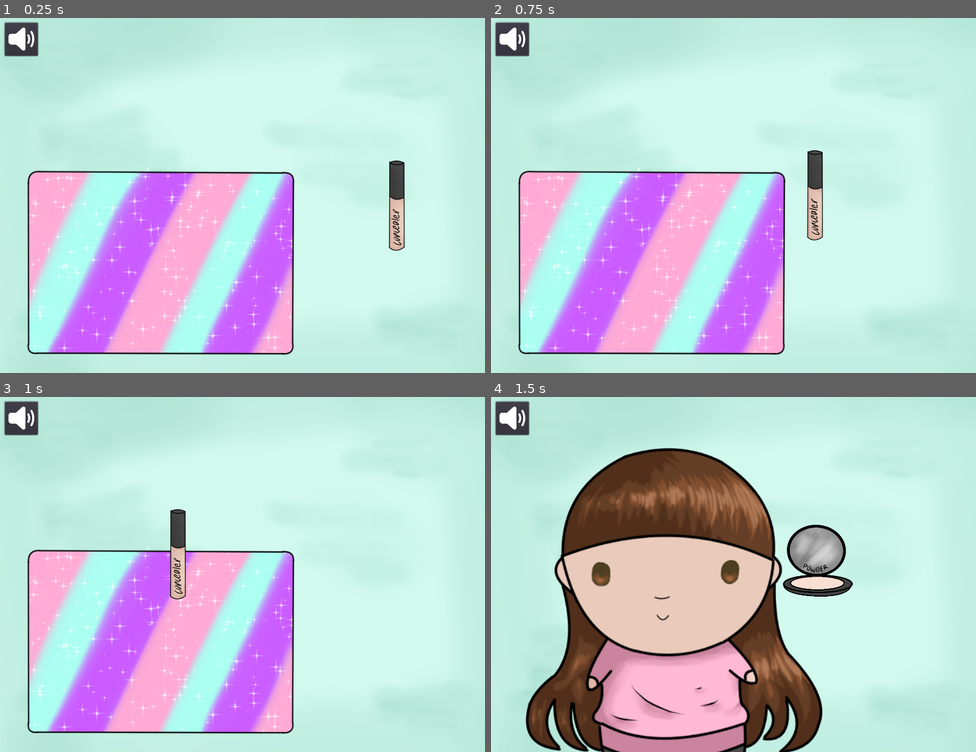
Above: before the commit, frames 1-4 (two rows, left to right).
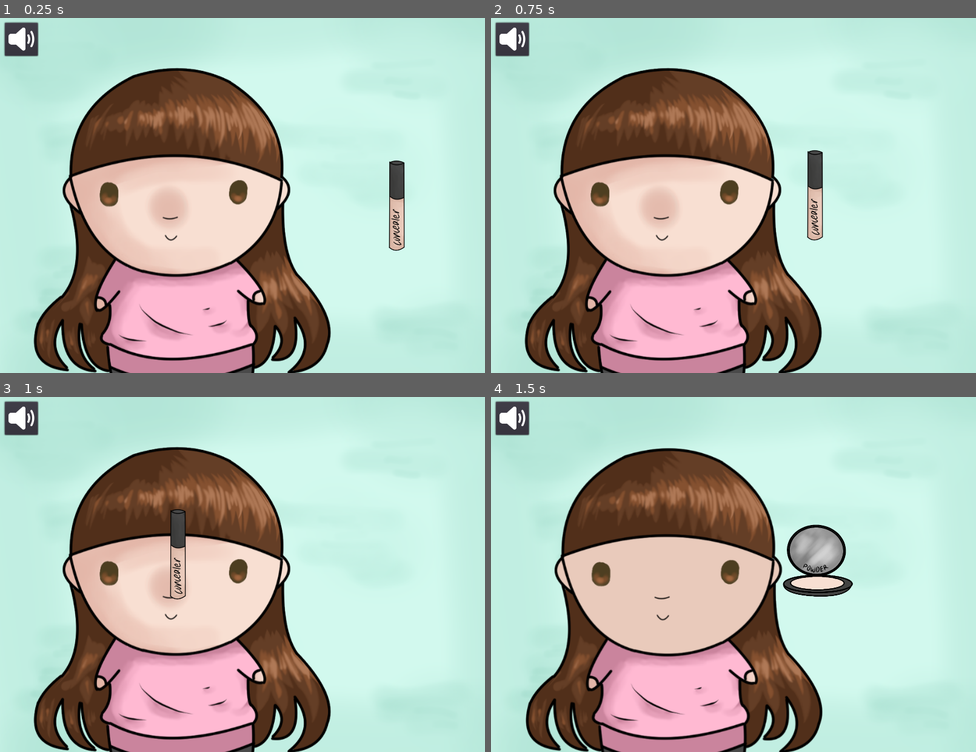
Above: after the commit, the same moments.

Repository: A-Walrus/Jessy
Game: Godot game, scene res://Scenes/Makeup.tscn
The game is run twice, just before and just after one commit, with the same random seed, the same clock (stepped at 60 frames per second) and the same inputs. This scene is started directly instead of the project's main scene. Sound files missing from this copy of the repository are replaced by a short silence.
Inputs (mouse positions are in pixels of both pictures, inside the frame that each line leads up to):
- Up to frame 1 (0.25 s): no input
- Up to frame 2 (0.75 s): tap Enter (ui_accept) at 0.5 s; drag from (888, 206) to (670, 174) at 0.52 s
- Up to frame 3 (1 s): no input
- Up to frame 4 (1.5 s): drag from (879, 627) to (670, 553) at 1.27 s

The runs differ from the first frame. In frame 1, 40% of the frame differs, in the area x 5-69%, y 14-100%; in frame 2, 40%; in frame 3, 39%; in frame 4, nothing differs.

Commit message:
Fixed Blank Makeup

Diff:
--- a/Jessy/Art/Makeup/makeup_outfits/makeup_outfits.tres
+++ b/Jessy/Art/Makeup/makeup_outfits/makeup_outfits.tres
@@ -18,7 +18,6 @@
 [ext_resource path="res://Art/Makeup/makeup_outfits/JESSY.POWDER.png" type="Texture" id=16]
 [ext_resource path="res://Art/Makeup/makeup_outfits/JESSY2.EYELINER.png" type="Texture" id=17]
 [ext_resource path="res://Art/Makeup/makeup_outfits/JESSY.MASCARA.png" type="Texture" id=18]
-[ext_resource path="res://Art/Temp/JESSY.WINDOW.png" type="Texture" id=19]
 
 [resource]
 animations = [ {
@@ -52,7 +51,7 @@
 "name": "Lipstick",
 "speed": 0.0
 }, {
-"frames": [ ExtResource( 19 ), ExtResource( 19 ), ExtResource( 19 ) ],
+"frames": [ ExtResource( 16 ), ExtResource( 13 ), ExtResource( 3 ) ],
 "loop": true,
 "name": "Blank",
 "speed": 5.0
Not shown: 1 places in Jessy/Art/Makeup/makeup_outfits/makeup_outfits.tres that only renumber resources
